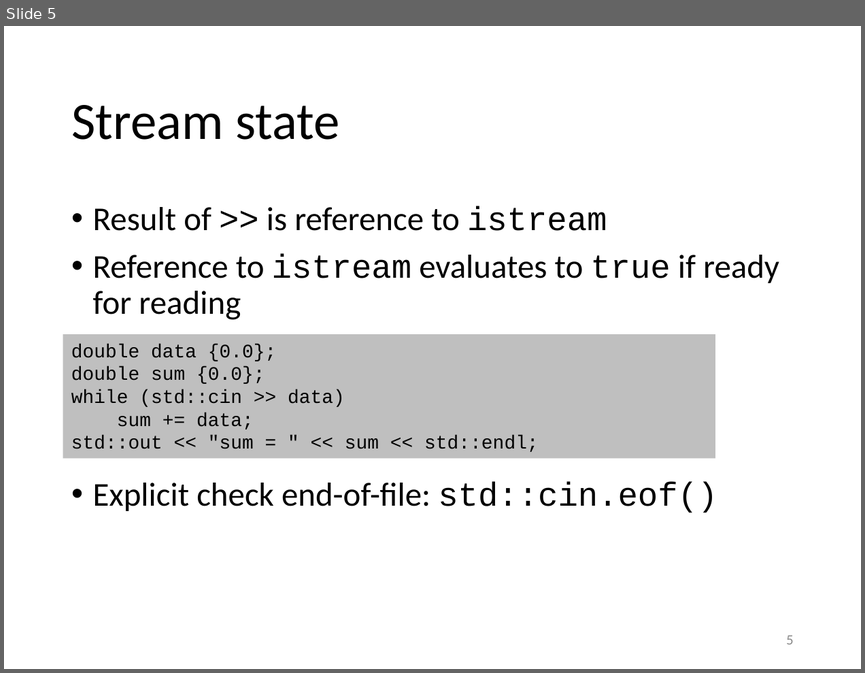
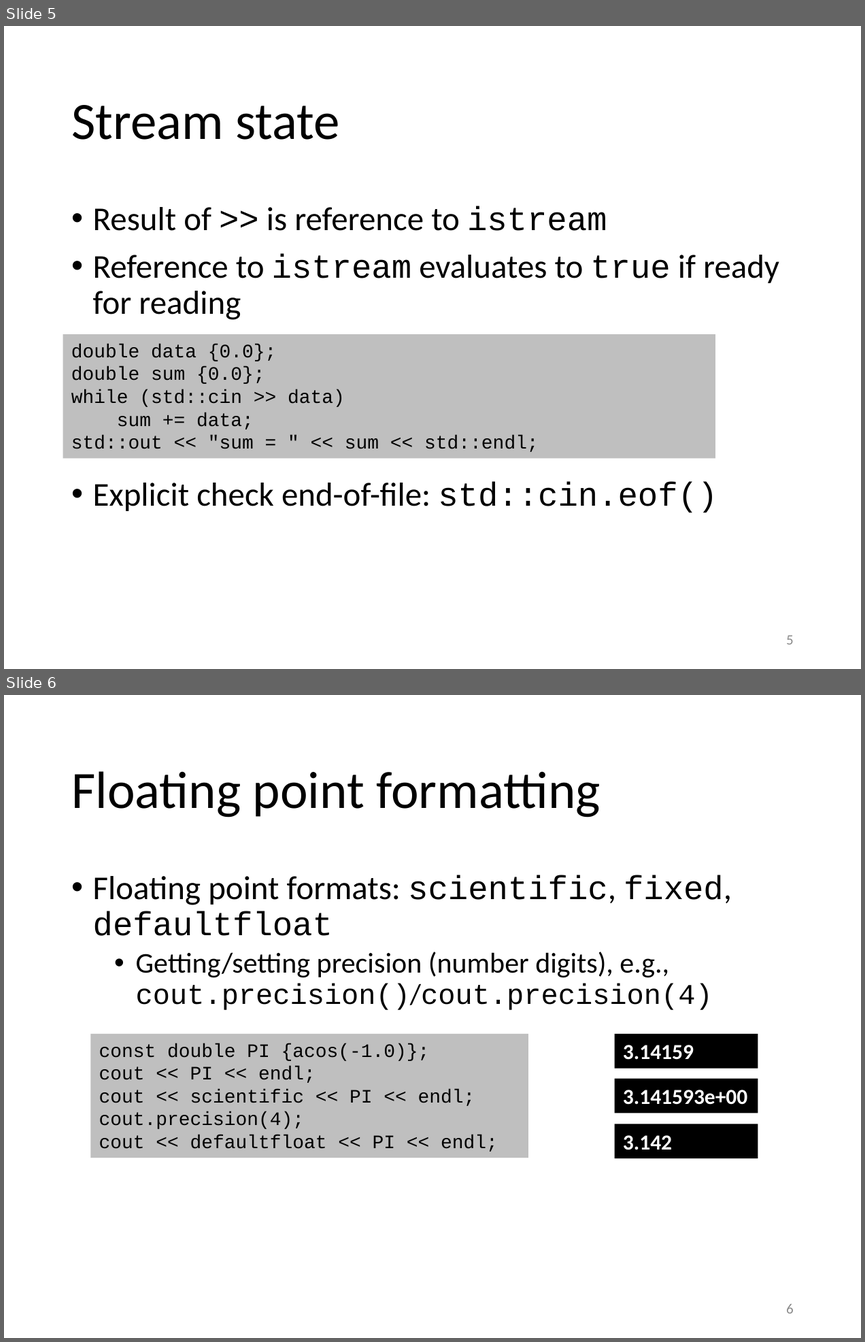
Before and after one commit to gjbex/training-material, a slide deck: CPlusPlus/08_essential_cpp_io.pptx. Shown one above the other, each under a label of ours: slide 5 before the commit, slides 5 and 6 after it. The pictures are 865x673 and 865x1342 pixels, drawn with LibreOffice and Linux fonts; fonts in the diff are those of the drawing. Boxes give left, top, right and bottom in pixels: in the first picture for what was removed or moved away, otherwise in the second. Text is boxed around its words. In the diff, an @@ line names an element or a change of style, - is before the commit and + after.

Commit message:
Added slides on I/O formattin

```diff
--- a/CPlusPlus/08_essential_cpp_io.pptx
+++ b/CPlusPlus/08_essential_cpp_io.pptx
@@ slide 6 added at bbox=[4, 695, 861, 1338], background #FFFFFF @@
@@ title added at bbox=[71, 771, 600, 817], 44 pt, text #000000 @@
+Floating point formatting
@@ text added at bbox=[93, 875, 732, 1010], 24 pt, text #000000 @@
+• Floating point formats: scientific, fixed, defaultfloat
+  • Getting/setting precision (number digits), e.g.,
+    cout.precision()/cout.precision(4)
@@ rectangle added at bbox=[90, 1034, 528, 1157], fill #BFBFBF, 16 pt, text #000000 @@
+const double PI {acos(-1.0)};
+cout << PI << endl;
+cout << scientific << PI << endl;
+cout.precision(4);
+cout << defaultfloat << PI << endl;
@@ rectangle added at bbox=[614, 1034, 757, 1068], fill #000000, 18 pt, text #FFFFFF, bold @@
+3.14159
@@ rectangle added at bbox=[614, 1078, 757, 1113], fill #000000, 18 pt, text #FFFFFF, bold @@
+3.141593e+00
@@ rectangle added at bbox=[614, 1123, 757, 1157], fill #000000, 18 pt, text #FFFFFF, bold @@
+3.142
@@ page number added at bbox=[786, 1304, 793, 1313], 12 pt, text #8C8C8C @@
+6
```
Also in this commit, not shown: 1 other slide added.
